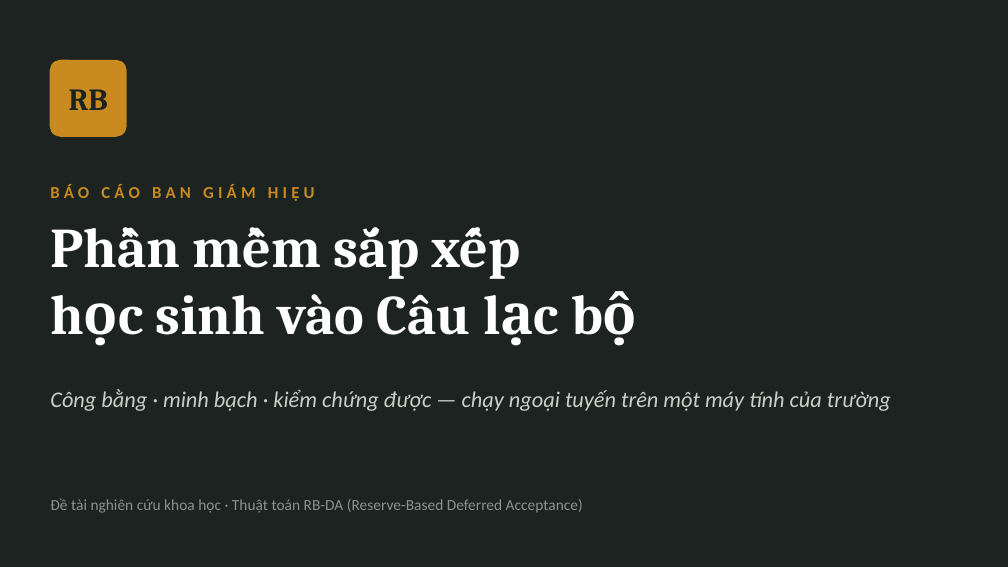
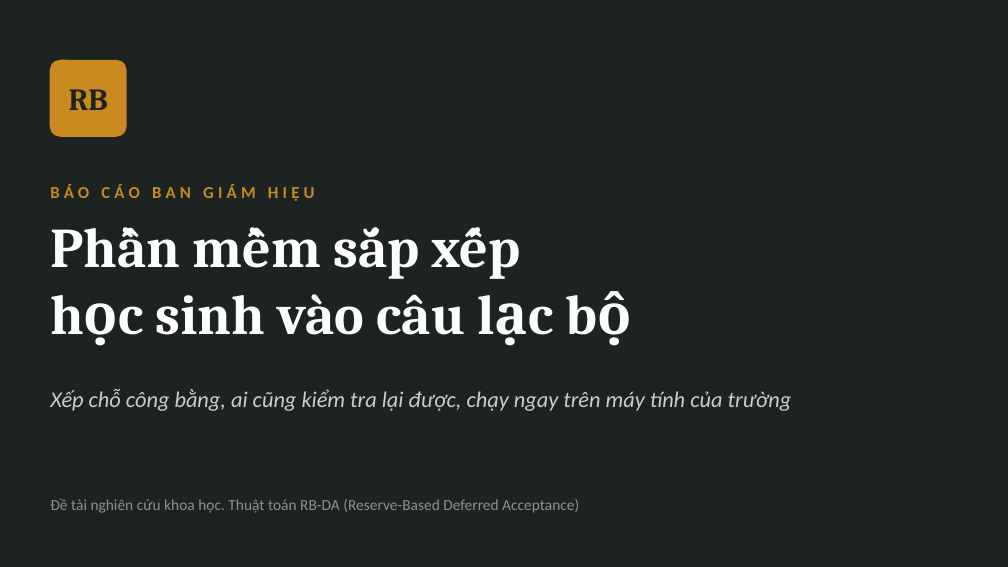
Before and after one commit to nguyenphanvantruong6969-arch/rbda-kiosk, a slide deck: slide 1 of TRINH_BAY_BAN_GIAM_HIEU.pptx. Drawn at 1008x567 pixels with LibreOffice and Linux fonts; fonts in the diff are those of the drawing. Boxes give left, top, right and bottom in pixels: in the first picture for what was removed or moved away, otherwise in the second. Text is boxed around its words. In the diff, an @@ line names an element or a change of style, - is before the commit and + after.

```diff
--- a/TRINH_BAY_BAN_GIAM_HIEU.pptx
+++ b/TRINH_BAY_BAN_GIAM_HIEU.pptx
@@ text at [156,294,465,335]: text changed @@
-học sinh vào Câu lạc bộ
+học sinh vào câu lạc bộ
@@ text at [50,389,792,411]: text changed @@
-Công bằng · minh bạch · kiểm chứng được — chạy ngoại tuyến trên một máy tính của trường
+Xếp chỗ công bằng, ai cũng kiểm tra lại được, chạy ngay trên máy tính của trường
@@ text at [50,498,579,513]: text changed @@
-Đề tài nghiên cứu khoa học · Thuật toán RB-DA (Reserve-Based Deferred Acceptance)
+Đề tài nghiên cứu khoa học. Thuật toán RB-DA (Reserve-Based Deferred Acceptance)
```
Also in this commit, not shown: 10 other slides changed.
